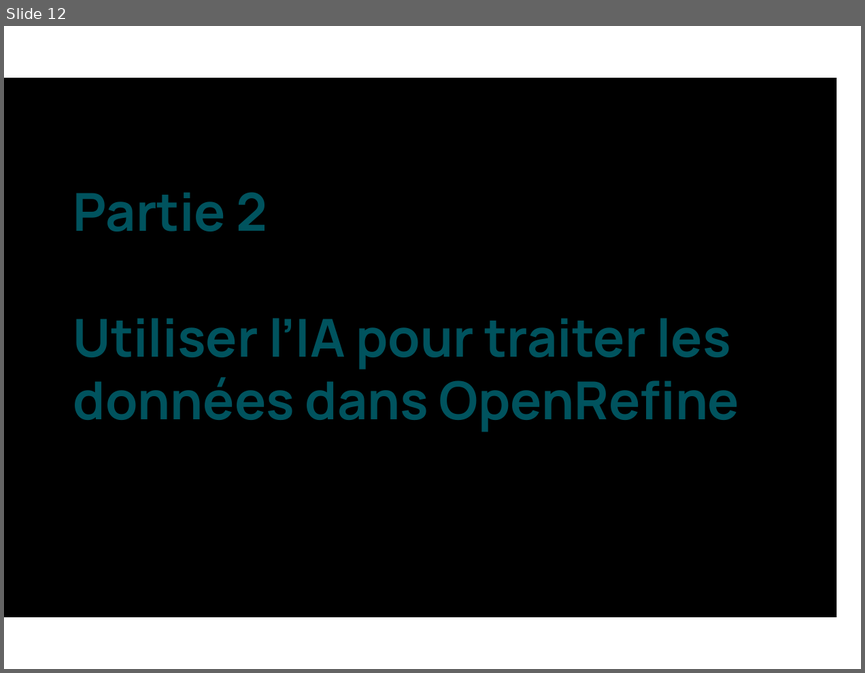
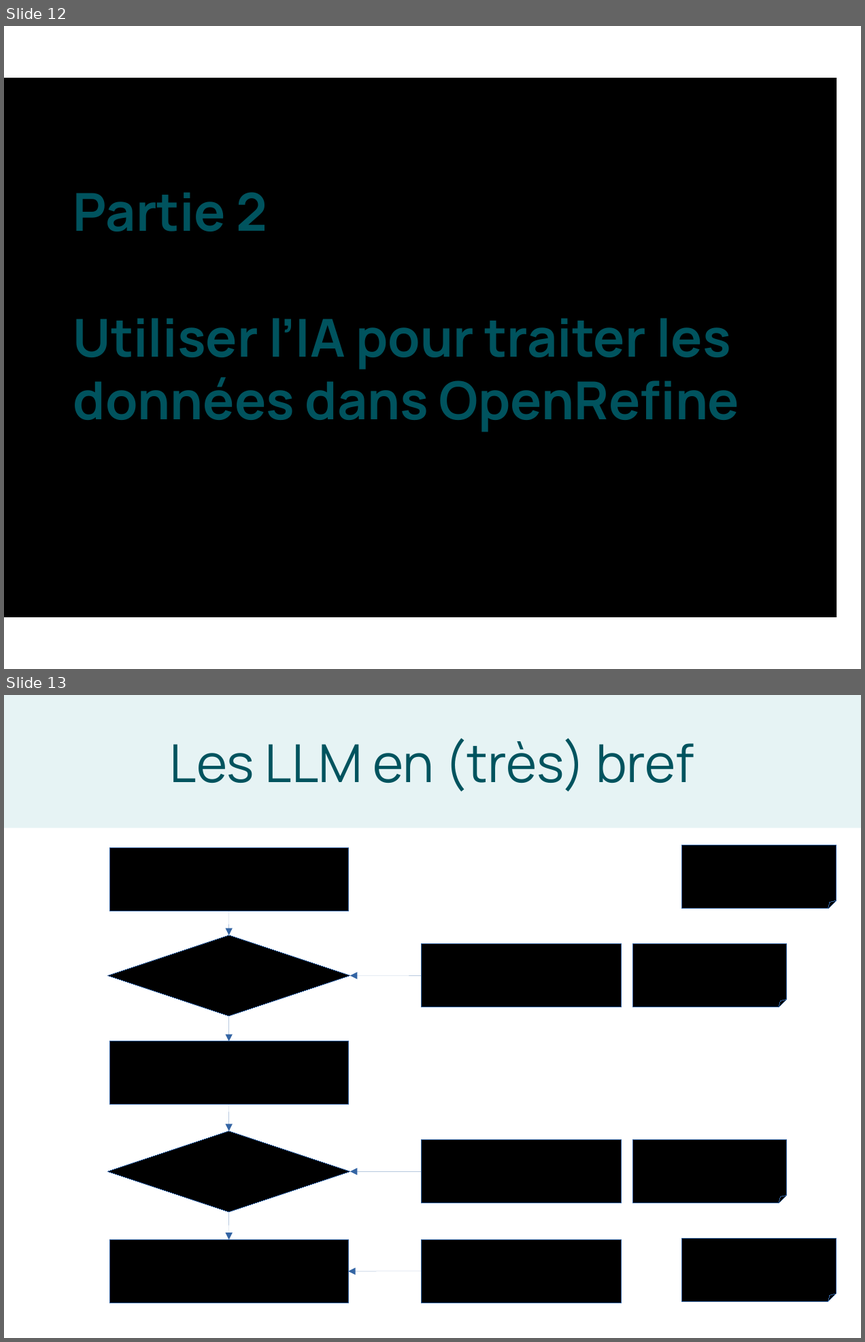
Before and after one commit to liowalter/open-refine-libreabc2025, a slide deck: presentation/openrefine-libreABC2025.odp. Shown one above the other, each under a label of ours: slide 12 before the commit, slides 12 and 13 after it. The pictures are 865x673 and 865x1342 pixels, drawn with LibreOffice and Linux fonts; fonts in the diff are those of the drawing. Boxes give left, top, right and bottom in pixels: in the first picture for what was removed or moved away, otherwise in the second. Text is boxed around its words. In the diff, an @@ line names an element or a change of style, - is before the commit and + after.

```diff
--- a/presentation/openrefine-libreABC2025.odp
+++ b/presentation/openrefine-libreABC2025.odp
@@ slide 13 added at (x1=4, y1=695, x2=861, y2=1338), background #FFFFFF @@
@@ title added at (x1=4, y1=695, x2=861, y2=828), fill #E6F3F4, 44 pt, text #00535E @@
+Les LLM en (très) bref
@@ rectangle added at (x1=109, y1=847, x2=349, y2=911), fill #000000, outline #3465A4 0 pt @@
@@ folded corner added at (x1=682, y1=845, x2=836, y2=909), fill #000000, outline #3465A4 0 pt @@
@@ arrow added from (228, 911) to (228, 935), #3465A4 0 pt @@
@@ diamond added at (x1=107, y1=935, x2=350, y2=1015), fill #000000, outline #3465A4 0 pt @@
@@ rectangle added at (x1=422, y1=943, x2=621, y2=1007), fill #000000, outline #3465A4 0 pt @@
@@ folded corner added at (x1=632, y1=943, x2=786, y2=1007), fill #000000, outline #3465A4 0 pt @@
@@ arrow added from (422, 975) to (350, 975), #3465A4 0 pt @@
@@ arrow added from (228, 1015) to (228, 1041), #3465A4 0 pt @@
@@ rectangle added at (x1=109, y1=1041, x2=349, y2=1104), fill #000000, outline #3465A4 0 pt @@
@@ arrow added from (228, 1104) to (228, 1131), #3465A4 0 pt @@
@@ diamond added at (x1=107, y1=1131, x2=350, y2=1212), fill #000000, outline #3465A4 0 pt @@
@@ rectangle added at (x1=422, y1=1140, x2=621, y2=1203), fill #000000, outline #3465A4 0 pt @@
@@ folded corner added at (x1=632, y1=1140, x2=786, y2=1203), fill #000000, outline #3465A4 0 pt @@
@@ arrow added from (422, 1172) to (350, 1172), #3465A4 0 pt @@
@@ arrow added from (228, 1212) to (228, 1239), #3465A4 0 pt @@
@@ rectangle added at (x1=109, y1=1239, x2=349, y2=1302), fill #000000, outline #3465A4 0 pt @@
@@ rectangle added at (x1=422, y1=1239, x2=621, y2=1302), fill #000000, outline #3465A4 0 pt @@
@@ folded corner added at (x1=682, y1=1238, x2=836, y2=1302), fill #000000, outline #3465A4 0 pt @@
@@ arrow added from (422, 1271) to (349, 1271), #3465A4 0 pt @@
```
Also in this commit, not shown: 2 slides changed, 4 other slides added, 1 slide removed.
